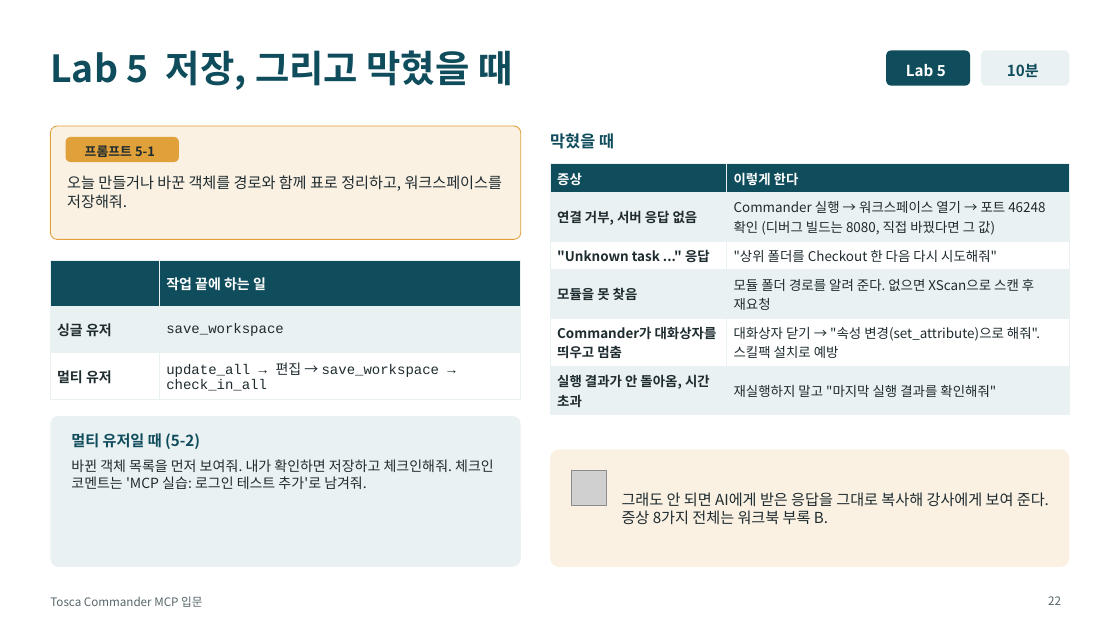
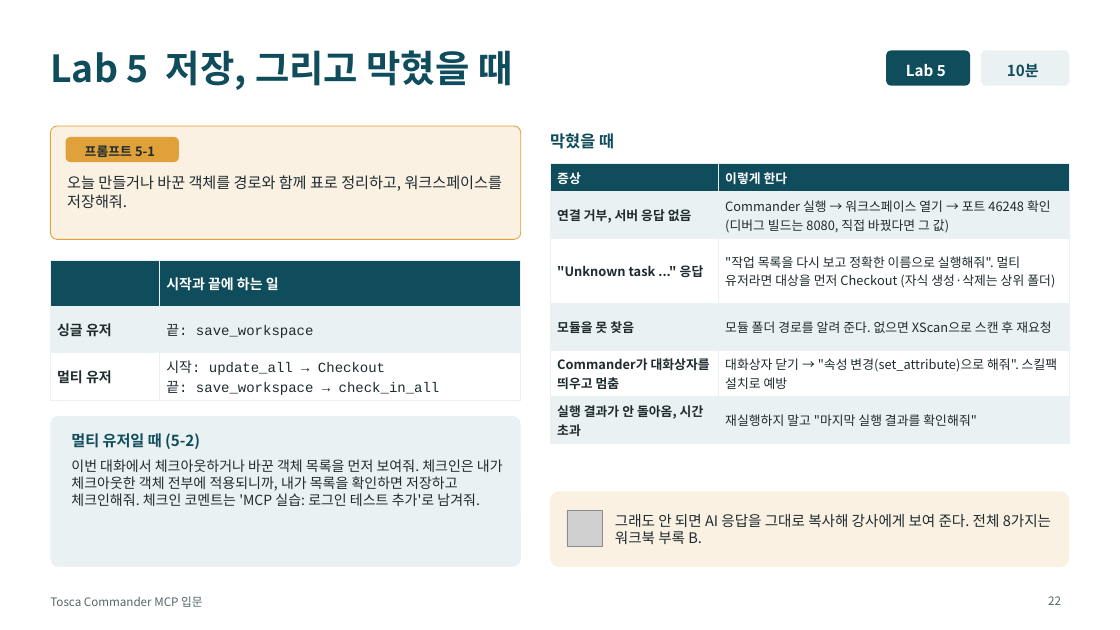
Before and after one commit to tjkim0725/Agent, a slide deck: slide 22 of tosca-mcp-training/Tosca_Commander_MCP_교육자료.pptx. Drawn at 1120x630 pixels with LibreOffice and Linux fonts; fonts in the diff are those of the drawing; grey boxes stand for pictures. Boxes give left, top, right and bottom in pixels: in the first picture for what was removed or moved away, otherwise in the second. Text is boxed around its words. In the diff, an @@ line names an element or a change of style, - is before the commit and + after.

```diff
--- a/tosca-mcp-training/Tosca_Commander_MCP_교육자료.pptx
+++ b/tosca-mcp-training/Tosca_Commander_MCP_교육자료.pptx
@@ table at box(550, 164, 1070, 440) @@
@@ row 3, column 2: ""상위 폴더를 Checkout 한 다음 다시 시도해줘"" to ""작업 목록을 다시 보고 정확한 이름으로 실행해줘". 멀티 유저라면 대상을 먼저 Checkout (자식 생성·삭제는 상위 폴더)" @@
@@ size 11.5 to 11 pt in "증상", "이렇게 한다", "연결 거부, 서버 응답 없음", "Commander 실행 → 워크스페이스 열기 → 포트 ..." and 7 more places @@
@@ table at box(50, 260, 521, 399) @@
-row 1, column 2: 작업 끝에 하는 일
+row 1, column 2: 시작과 끝에 하는 일
-row 2, column 2: save_workspace
+row 2, column 2: 끝: save_workspace
-row 3, column 2: update_all → 편집 → save_workspace → check_in_all
+row 3, column 2: 시작: update_all → Checkout / 끝: save_workspace → check_in_all
@@ text at box(71, 459, 503, 506): text changed @@
-바뀐 객체 목록을 먼저 보여줘. 내가 확인하면 저장하고 체크인해줘. 체크인 코멘트는 'MCP 실습: 로그인 테스트 추가'로 남겨줘.
+이번 대화에서 체크아웃하거나 바꾼 객체 목록을 먼저 보여줘. 체크인은 내가 체크아웃한 객체 전부에 적용되니까, 내가 목록을 확인하면 저장하고 체크인해줘. 체크인 코멘트는 'MCP 실습: 로그인 테스트 추가'로 남겨줘.
@@ rounded rectangle: place and size @@
-rounded rectangle at box(550, 450, 1070, 567)
+rounded rectangle at box(550, 492, 1070, 567)
@@ rounded rectangle at box(550, 492, 1070, 567): proportions changed @@
@@ picture: place and size @@
-picture at box(571, 471, 607, 506)
+picture at box(567, 511, 602, 546)
@@ text at box(615, 514, 1051, 544): text changed; size 13 to 12.5 pt @@
-그래도 안 되면 AI에게 받은 응답을 그대로 복사해 강사에게 보여 준다. 증상 8가지 전체는 워크북 부록 B.
+그래도 안 되면 AI 응답을 그대로 복사해 강사에게 보여 준다. 전체 8가지는 워크북 부록 B.
```
Also in this commit, not shown: 20 other slides changed, 6 other files.
